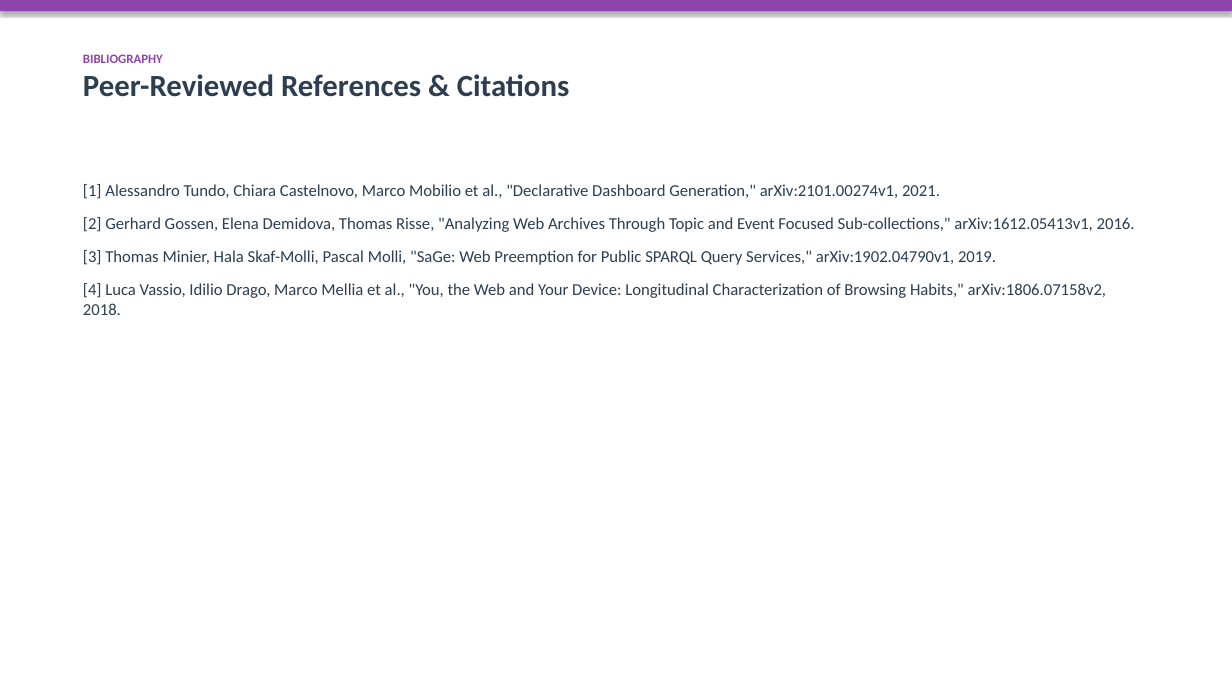
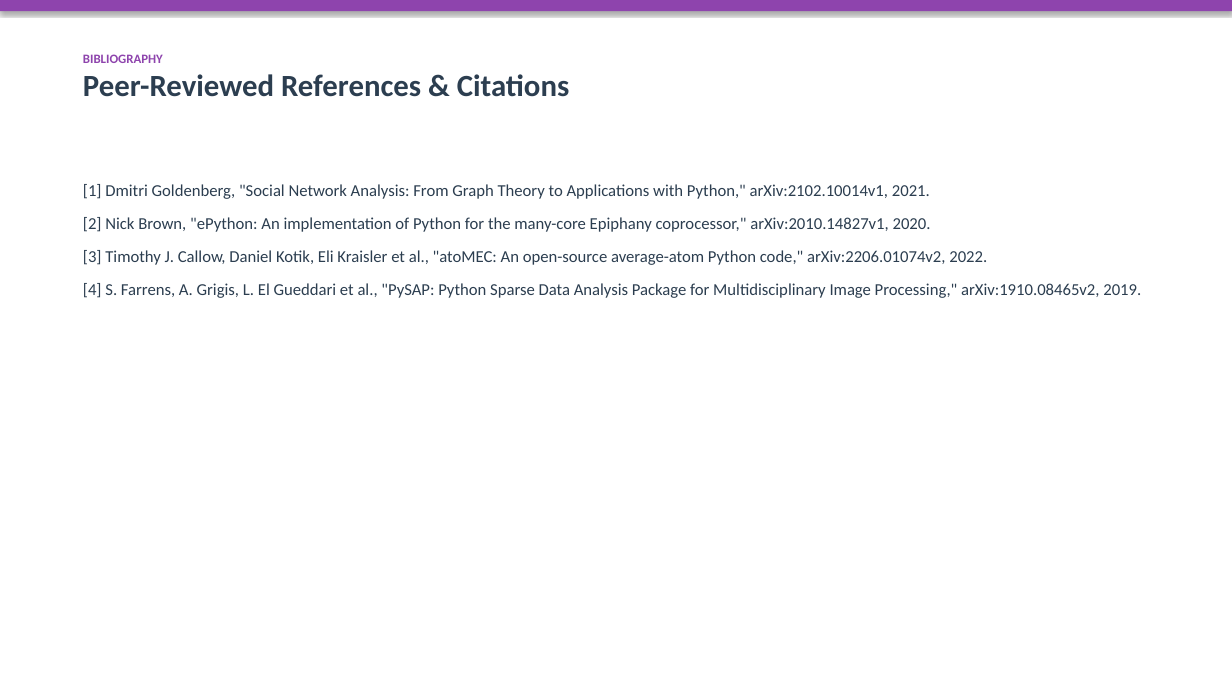
Before and after one commit to rahulkumar-andc/resercher-campanion, a slide deck: slide 5 of output/Presentation.pptx. Drawn at 1232x693 pixels with LibreOffice and Linux fonts; fonts in the diff are those of the drawing. Boxes give left, top, right and bottom in pixels: in the first picture for what was removed or moved away, otherwise in the second. Text is boxed around its words. In the diff, an @@ line names an element or a change of style, - is before the commit and + after.

```diff
--- a/output/Presentation.pptx
+++ b/output/Presentation.pptx
@@ text at [83,184,1141,298]: text changed @@
-[1] Alessandro Tundo, Chiara Castelnovo, Marco Mobilio et al., "Declarative Dashboard Generation," arXiv:2101.00274v1, 2021.
-[2] Gerhard Gossen, Elena Demidova, Thomas Risse, "Analyzing Web Archives Through Topic and Event Focused Sub-collections," arXiv:1612.05413v1, 2016.
-[3] Thomas Minier, Hala Skaf-Molli, Pascal Molli, "SaGe: Web Preemption for Public SPARQL Query Services," arXiv:1902.04790v1, 2019.
-[4] Luca Vassio, Idilio Drago, Marco Mellia et al., "You, the Web and Your Device: Longitudinal Characterization of Browsing Habits," arXiv:1806.07158v2, 2018.
+[1] Dmitri Goldenberg, "Social Network Analysis: From Graph Theory to Applications with Python," arXiv:2102.10014v1, 2021.
+[2] Nick Brown, "ePython: An implementation of Python for the many-core Epiphany coprocessor," arXiv:2010.14827v1, 2020.
+[3] Timothy J. Callow, Daniel Kotik, Eli Kraisler et al., "atoMEC: An open-source average-atom Python code," arXiv:2206.01074v2, 2022.
+[4] S. Farrens, A. Grigis, L. El Gueddari et al., "PySAP: Python Sparse Data Analysis Package for Multidisciplinary Image Processing," arXiv:1910.08465v2, 2019.
```
Also in this commit, not shown: 3 other slides changed, 29 other files.
